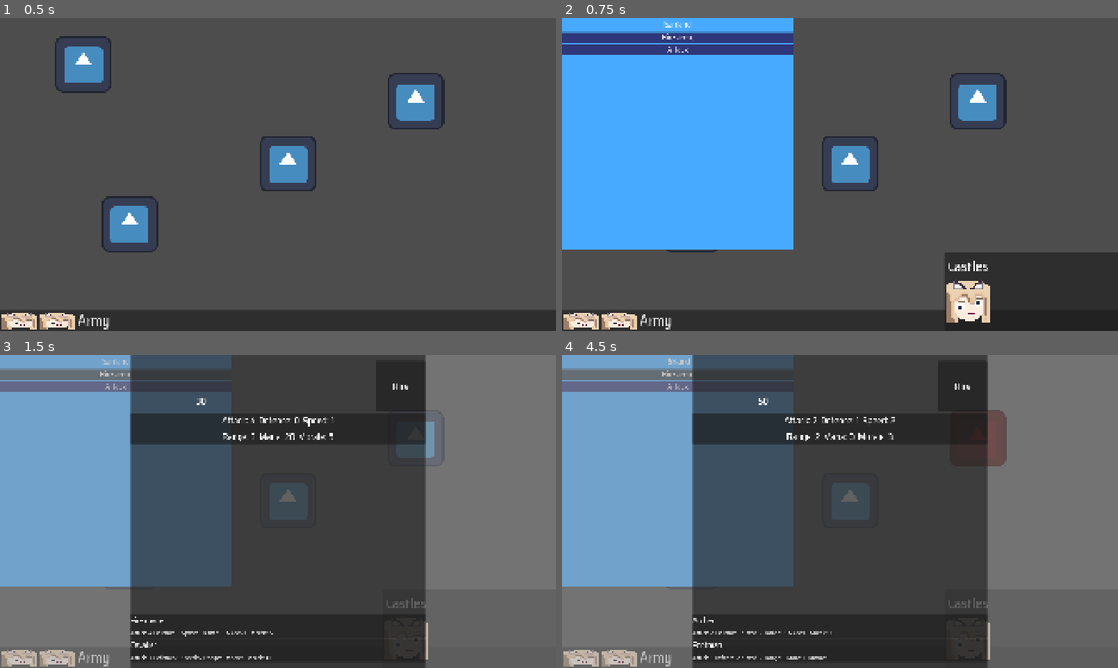
Above: before the commit, frames 1-4 (two rows, left to right).
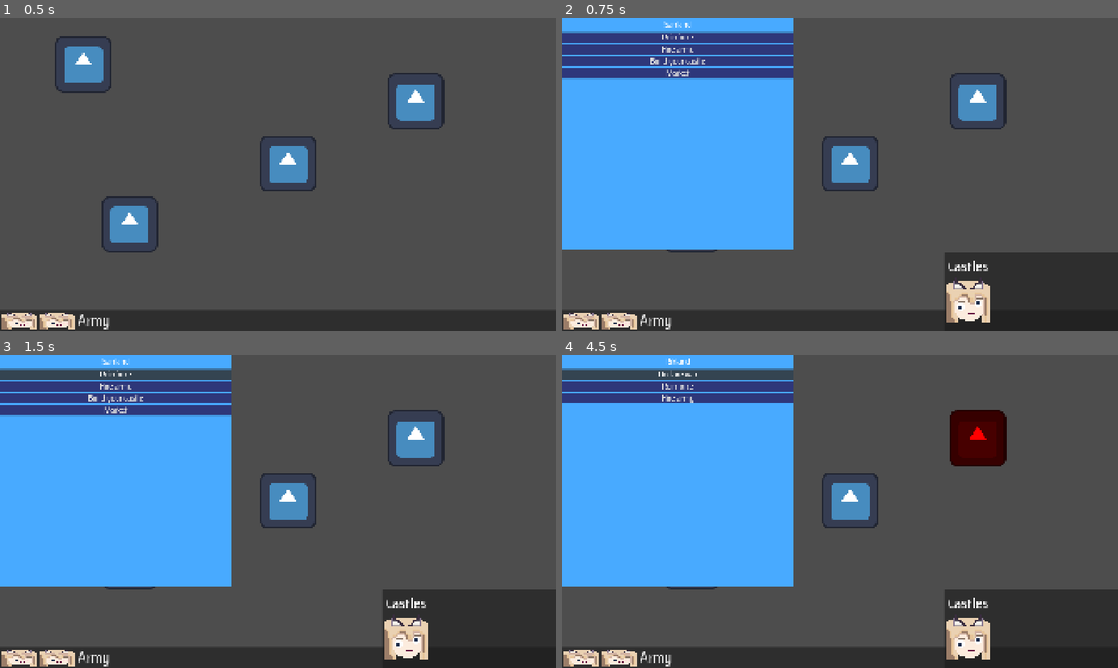
Above: after the commit, the same moments.

Repository: Sandorik00/sangoku
Game: Godot game, scene res://main.tscn
The game is run twice, just before and just after one commit, with the same random seed, the same clock (stepped at 60 frames per second) and the same inputs. The engine's default icon, where the game draws it, is replaced by a stand-in: a white triangle on a blue panel in a dark square.
Inputs (mouse positions are in pixels of both pictures, inside the frame that each line leads up to):
- Up to frame 1 (0.5 s): no input
- Up to frame 2 (0.75 s): click (645, 64) at 0.5 s
- Up to frame 3 (1.5 s): click (116, 373) at 1.25 s, where only the run after the commit has a clickable "Reinforce"
- Up to frame 4 (4.5 s): click (678, 398) at 2 s, where only the run after the commit has a clickable "Build your castle"; click (678, 411) at 2.75 s, where only the run after the commit has a clickable "Market"; click (979, 439) at 3.5 s; click (678, 373) at 4.25 s, where only the run after the commit has a clickable "Declare war"

Frame 1 is identical in both runs. In frame 2, 3.0% of the frame differs, in the area x 0-42%, y 4-20%; in frame 3, 71%; in frame 4, 71%, in the area x 0-100%, y 0-100%.

Commit message:
add more actions

Diff:
--- a/globals/factions_state.gd
+++ b/globals/factions_state.gd
@@ -18,8 +18,8 @@
 	return _relations.get(_get_key(f1, f2), 0)
 
 func _ready() -> void:
-	set_relation(FACTIONS.SAN, FACTIONS.RIK, -50)
-	set_relation(FACTIONS.SAN, FACTIONS.ROMBUS, 50)
+	set_relation(FACTIONS.SAN, FACTIONS.RIK, -24)
+	set_relation(FACTIONS.SAN, FACTIONS.ROMBUS, -25)
 	set_relation(FACTIONS.SAN, FACTIONS.PARADOX, 80)
 
 	set_relation(FACTIONS.RIK, FACTIONS.ROMBUS, 100)
--- a/globals/types.gd
+++ b/globals/types.gd
@@ -21,15 +21,36 @@
 	TEAMS.YELLOW: TEAM_MAPPING.YELLOW,
 }
 
+enum REGION_PROPERTY_TYPE {
+	NONE,
+	REINFORCEMENTS,
+	CASTLE,
+}
+
+enum FACTION_RELATIONS_MAP {
+	ALLY = 75,
+	FRIENDLY = 25,
+	WARY = -25,
+	ENEMY = -75,
+}
+
 enum REGION_ACTION_TYPE {
 	NONE,
 	HIRE_ARMY,
 	ATTACK,
+	REINFORCE,
+	MARKET,
+	ASSISTANCE,
+	WAR,
+	PEACE,
+	BUILD,
+	SIEGE,
 }
 
 const DEFAULT_REGION_ACTIONS: Array[REGION_ACTION_TYPE] = [
 	REGION_ACTION_TYPE.HIRE_ARMY,
 	REGION_ACTION_TYPE.ATTACK,
+	REGION_ACTION_TYPE.REINFORCE,
 ]
 
 # TODO: replace with normal localization tool
@@ -37,4 +58,29 @@
 	REGION_ACTION_TYPE.NONE: "This is a bug",
 	REGION_ACTION_TYPE.HIRE_ARMY: "Hire army",
 	REGION_ACTION_TYPE.ATTACK: "Attack",
+	REGION_ACTION_TYPE.REINFORCE: "Reinforce",
+	REGION_ACTION_TYPE.MARKET: "Market",
+	REGION_ACTION_TYPE.ASSISTANCE: "Ask for assistance",
+	REGION_ACTION_TYPE.WAR: "Declare war",
+	REGION_ACTION_TYPE.PEACE: "Ask for peace",
+	REGION_ACTION_TYPE.BUILD: "Build your castle",
+	REGION_ACTION_TYPE.SIEGE: "Siege castle",
 }
+
+const ACTIONS_FOR_RELATIONS: Dictionary[FACTION_RELATIONS_MAP, Array] = {
+	FACTION_RELATIONS_MAP.ALLY: [REGION_ACTION_TYPE.MARKET, REGION_ACTION_TYPE.ASSISTANCE, REGION_ACTION_TYPE.WAR], # ally
+	FACTION_RELATIONS_MAP.FRIENDLY: [REGION_ACTION_TYPE.MARKET, REGION_ACTION_TYPE.WAR], # friendly
+	FACTION_RELATIONS_MAP.WARY: [REGION_ACTION_TYPE.WAR], # wary
+	FACTION_RELATIONS_MAP.ENEMY: [REGION_ACTION_TYPE.ATTACK, REGION_ACTION_TYPE.SIEGE, REGION_ACTION_TYPE.PEACE], # enemy
+}
+
+const ACTIONS_FOR_PROPERTY: Dictionary[REGION_PROPERTY_TYPE, Array] = {
+	REGION_PROPERTY_TYPE.NONE: [REGION_ACTION_TYPE.REINFORCE],
+	REGION_PROPERTY_TYPE.REINFORCEMENTS: [REGION_ACTION_TYPE.REINFORCE, REGION_ACTION_TYPE.HIRE_ARMY],
+	REGION_PROPERTY_TYPE.CASTLE: [
+		REGION_ACTION_TYPE.REINFORCE,
+		REGION_ACTION_TYPE.HIRE_ARMY,
+		REGION_ACTION_TYPE.BUILD,
+		REGION_ACTION_TYPE.MARKET,
+	],
+}
--- a/globals/utils.gd
+++ b/globals/utils.gd
@@ -80,3 +80,22 @@
 
 	func keys() -> Array[int]:
 		return _data.keys()
+
+func get_actions_for_relation(relation: int):
+	if relation > Types.FACTION_RELATIONS_MAP.ALLY:
+		return Types.ACTIONS_FOR_RELATIONS.get(Types.FACTION_RELATIONS_MAP.ALLY)
+	elif relation > Types.FACTION_RELATIONS_MAP.FRIENDLY:
+		return Types.ACTIONS_FOR_RELATIONS.get(Types.FACTION_RELATIONS_MAP.FRIENDLY)
+	elif relation > Types.FACTION_RELATIONS_MAP.WARY:
+		return Types.ACTIONS_FOR_RELATIONS.get(Types.FACTION_RELATIONS_MAP.WARY)
+	else:
+		return Types.ACTIONS_FOR_RELATIONS.get(Types.FACTION_RELATIONS_MAP.ENEMY)
+
+func get_actions_for_property(region: Region, faction: FactionsState.FACTIONS):
+	var property_type: Types.REGION_PROPERTY_TYPE = Types.REGION_PROPERTY_TYPE.REINFORCEMENTS
+	if region.faction == faction:
+		property_type = Types.REGION_PROPERTY_TYPE.CASTLE
+	elif region.captured.get(faction) == 0:
+		property_type = Types.REGION_PROPERTY_TYPE.NONE
+
+	return Types.ACTIONS_FOR_PROPERTY.get(property_type, [])
--- a/regions/region.gd
+++ b/regions/region.gd
@@ -4,5 +4,5 @@
 @export var id: int
 @export var name: String
 @export var castle_count: int = 1
-@export var captured: Dictionary[FactionsState.FACTIONS, int] # Faction Id and Castle Id
+@export var captured: Dictionary[FactionsState.FACTIONS, int] # Faction Id and number of reinforcements
 @export var faction: FactionsState.FACTIONS
--- a/ui.gd
+++ b/ui.gd
@@ -51,7 +51,17 @@
 
 	actionsBox.region_name_l.text = region.name
 
-	for action in Types.DEFAULT_REGION_ACTIONS:
+	var actions_for_region: Array[Types.REGION_ACTION_TYPE] = []
+	if region.faction != FactionsState.FACTIONS.SAN:
+		actions_for_region.append_array(
+			Utils.get_actions_for_relation(FactionsState.get_relation(FactionsState.FACTIONS.SAN, region.faction))
+		)
+
+	actions_for_region.append_array(Utils.get_actions_for_property(region, FactionsState.FACTIONS.SAN))
+
+	for action in actions_for_region:
+		if action == Types.REGION_ACTION_TYPE.NONE: return
+
 		var region_action_ui: RegionActionUI = region_action_ui_ps.instantiate()
 		region_action_ui.action_type = action
 		region_action_ui.btn.text = Types.ACTIONS_TEXT.get(action)
